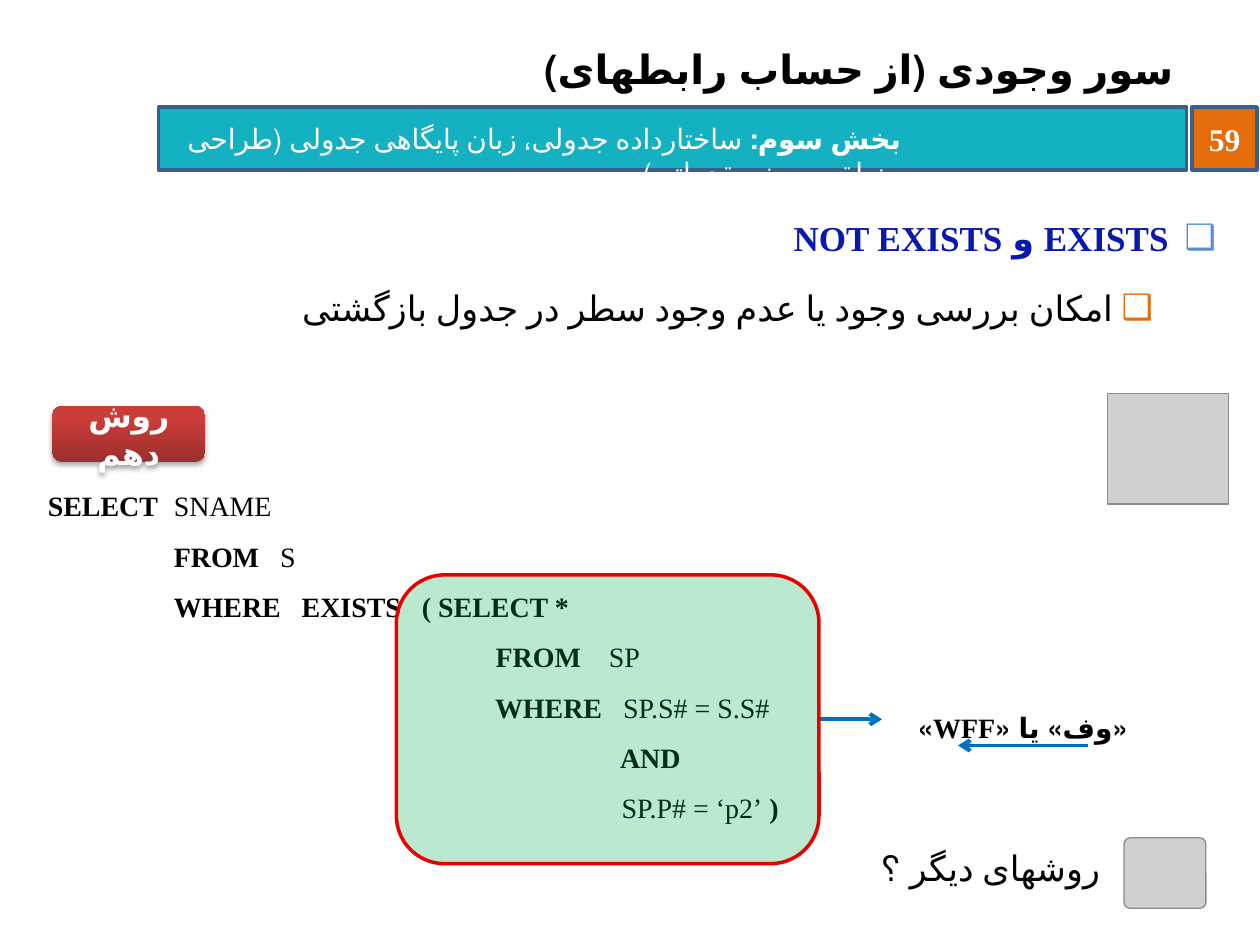
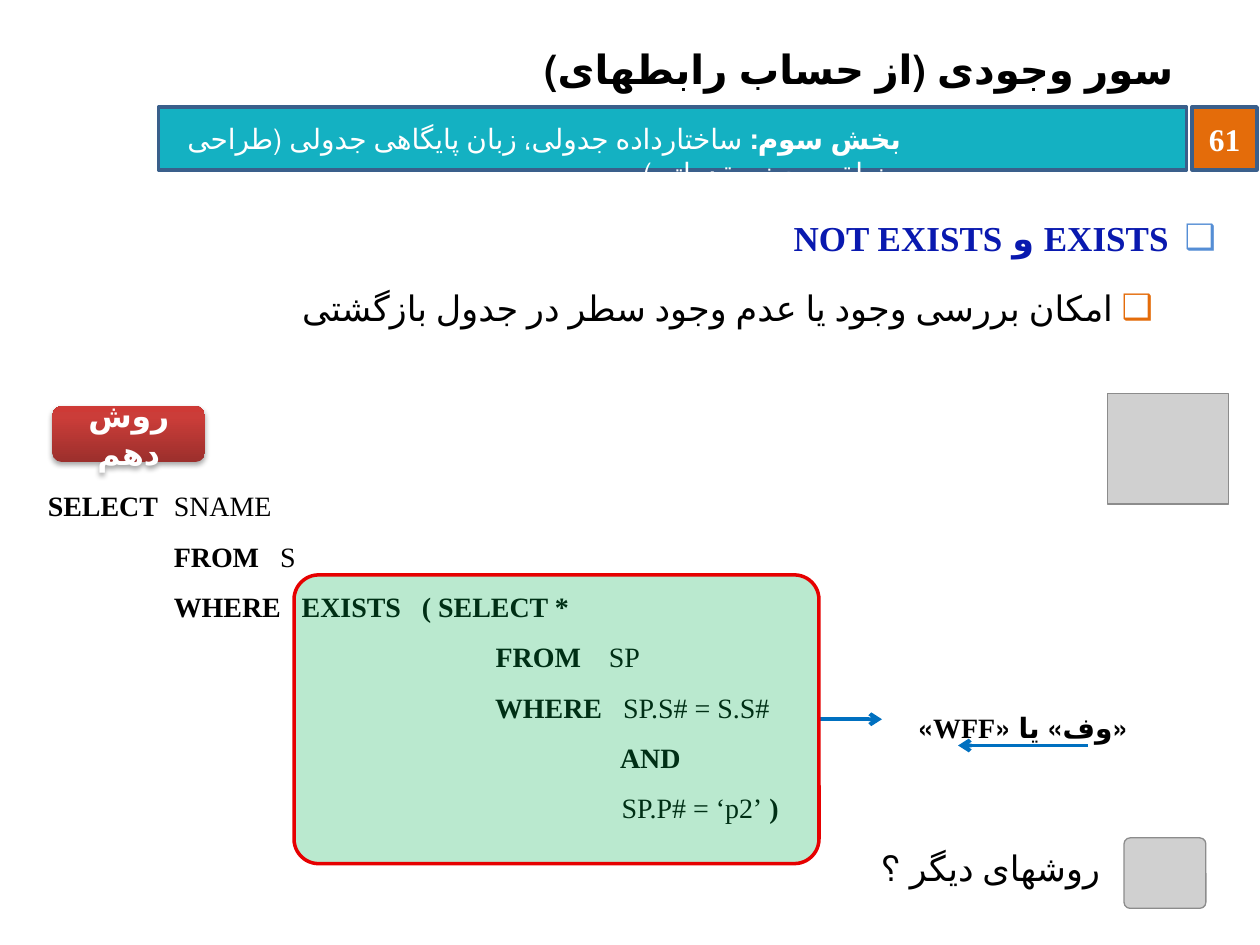
Before and after one commit to behnamhatami/DB-Slides, a slide deck: slide 61 of 3-DB-LogicalDesign.pptx (slide 59 before the commit). Drawn at 1260x945 pixels with LibreOffice and Linux fonts; fonts in the diff are those of the drawing; grey boxes stand for pictures; background and template pictures are left out. Boxes give left, top, right and bottom in pixels: in the first picture for what was removed or moved away, otherwise in the second. Text is boxed around its words. In the diff, an @@ line names an element or a change of style, - is before the commit and + after.

```diff
--- a/3-DB-LogicalDesign.pptx
+++ b/3-DB-LogicalDesign.pptx
@@ page number at (1209, 130, 1240, 152): text changed @@
-59
+61
@@ rounded rectangle: place and size @@
-rounded rectangle at (397, 575, 819, 863)
+rounded rectangle at (294, 575, 819, 863)
@@ rounded rectangle at (294, 575, 819, 863): proportions changed @@
```
Also in this commit, not shown: 25 other slides changed, 2 slides added.
